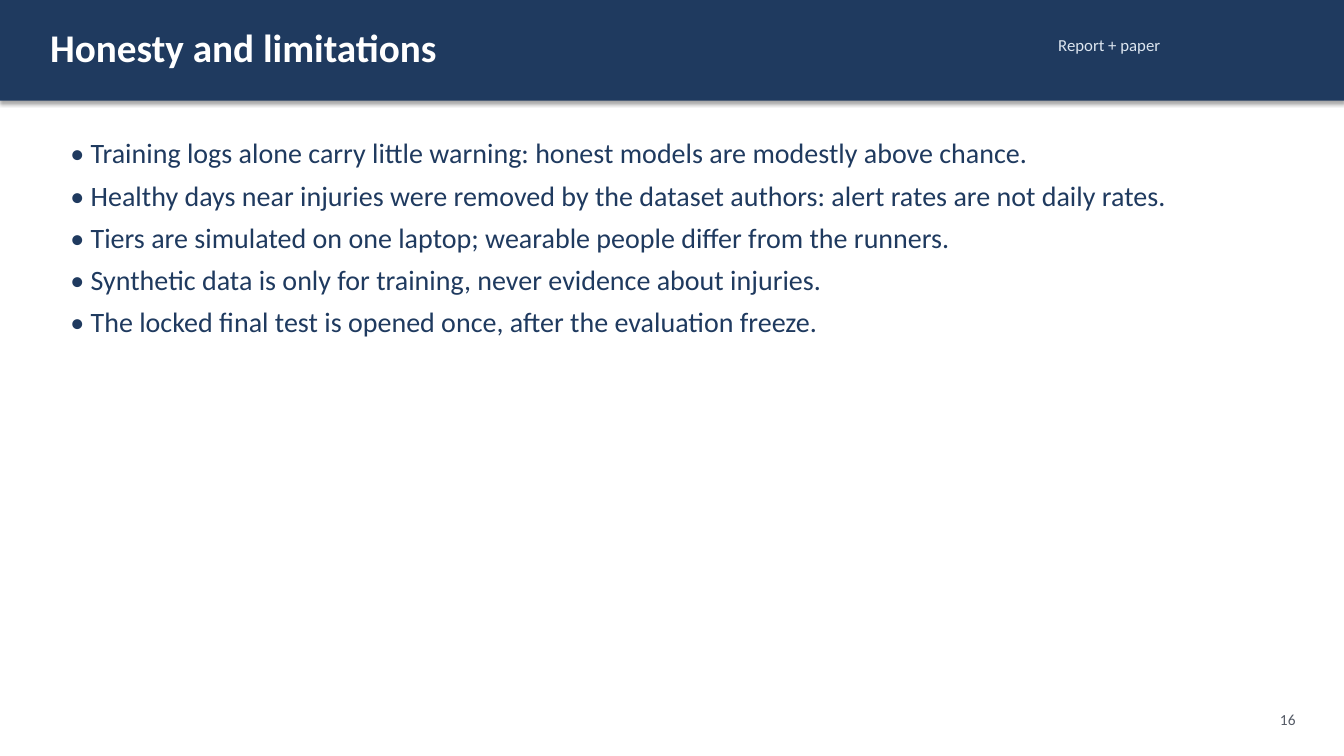
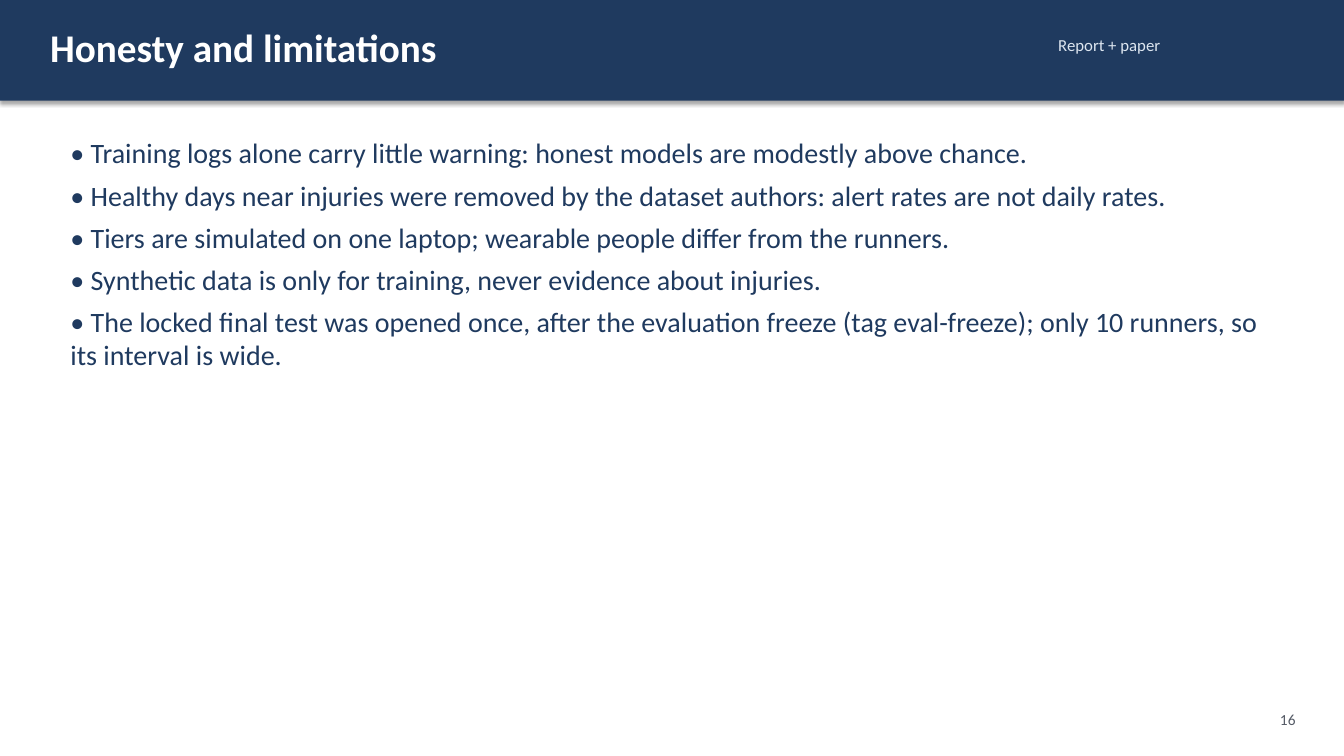
Before and after one commit to NamanJain017/SynAthlete-AIoT, a slide deck: slide 16 of slides/review2.pptx. Drawn at 1344x756 pixels with LibreOffice and Linux fonts; fonts in the diff are those of the drawing. Boxes give left, top, right and bottom in pixels: in the first picture for what was removed or moved away, otherwise in the second. Text is boxed around its words. In the diff, an @@ line names an element or a change of style, - is before the commit and + after.

```diff
--- a/slides/review2.pptx
+++ b/slides/review2.pptx
@@ text at (70, 311, 1257, 366): text changed @@
-• The locked final test is opened once, after the evaluation freeze.
+• The locked final test was opened once, after the evaluation freeze (tag eval-freeze); only 10 runners, so its interval is wide.
```
Also in this commit, not shown: 6 other slides changed, 1 slide added, 1 slide removed, 8 other files.
